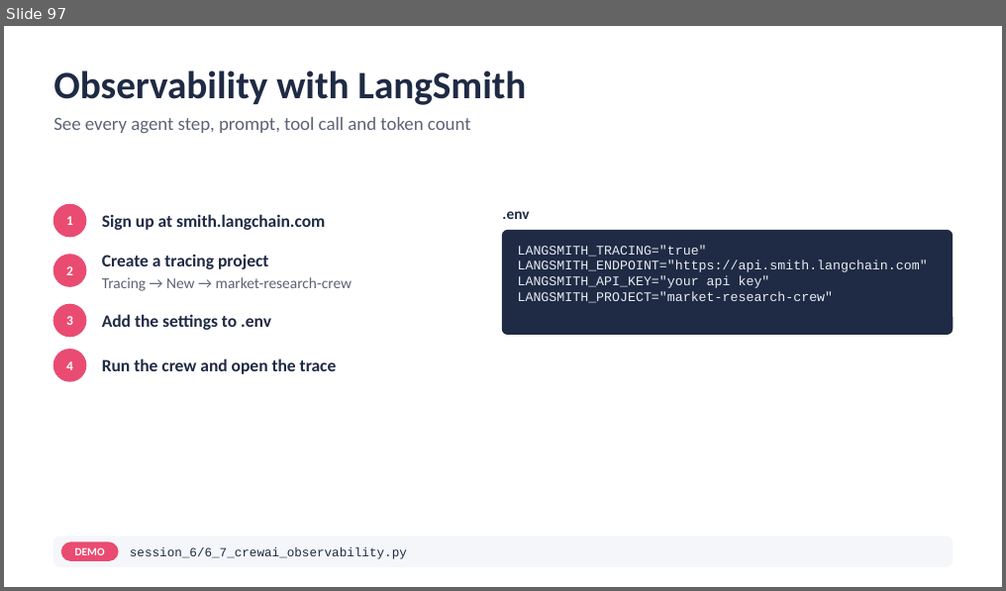
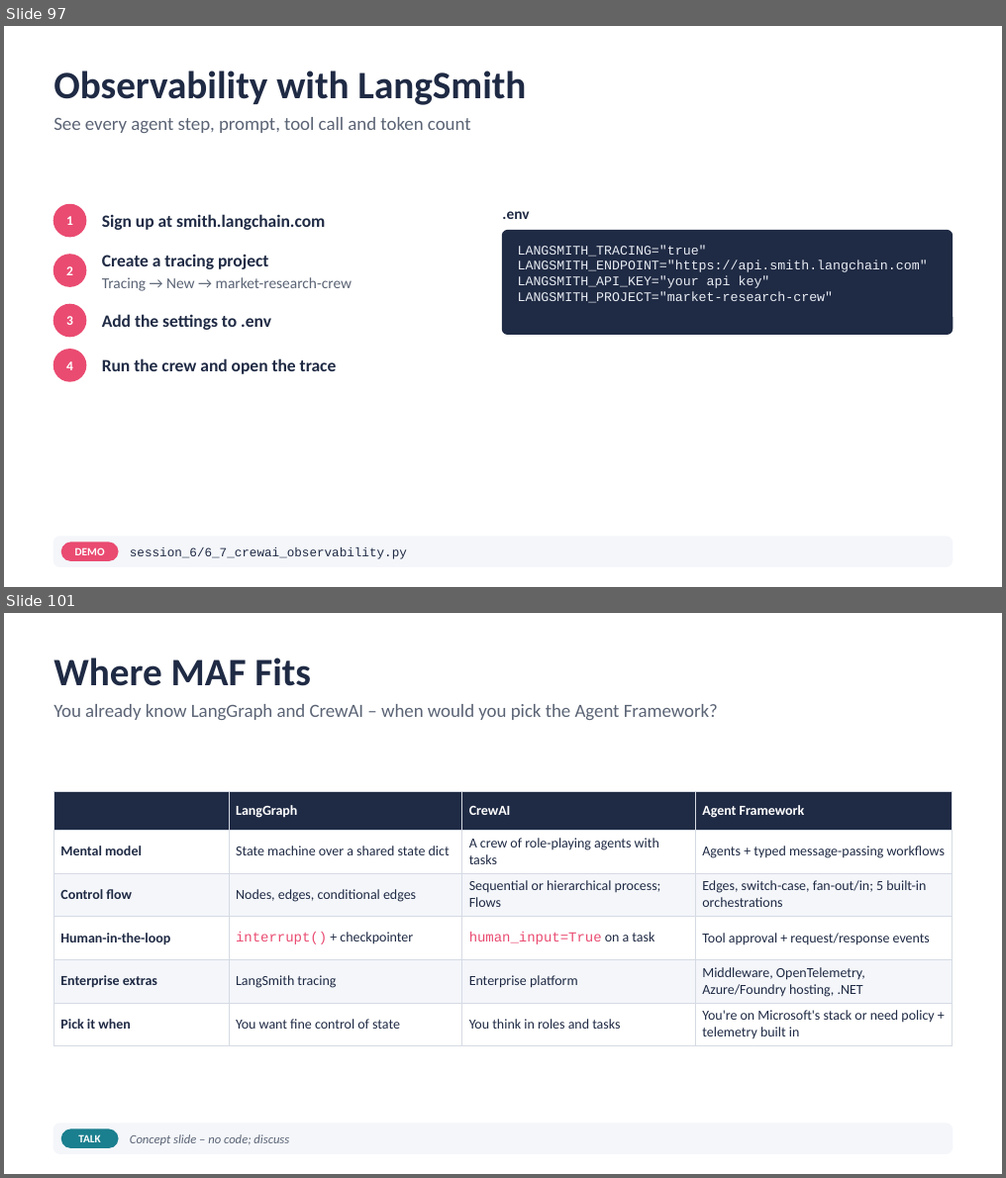
Before and after one commit to atulkahatecdac/agenticai, a slide deck: 16_PGP-Agentic/PGP_Agentic_AI.pptx. Shown one above the other, each under a label of ours: slide 97 before the commit, slides 97 and 101 after it; the slides between them are not shown. The pictures are 1006x591 and 1006x1178 pixels, drawn with LibreOffice and Linux fonts; fonts in the diff are those of the drawing. Boxes give left, top, right and bottom in pixels: in the first picture for what was removed or moved away, otherwise in the second. Text is boxed around its words. In the diff, an @@ line names an element or a change of style, - is before the commit and + after.

```diff
--- a/16_PGP-Agentic/PGP_Agentic_AI.pptx
+++ b/16_PGP-Agentic/PGP_Agentic_AI.pptx
@@ slide 101 added at bbox=[4, 613, 1002, 1174], background #FFFFFF @@
@@ title added at bbox=[54, 658, 311, 686], 28 pt, text #1F2A44, bold @@
+Where MAF Fits
@@ text added at bbox=[54, 704, 718, 720], 13.5 pt, text #5B6475 @@
+You already know LangGraph and CrewAI – when would you pick the Agent Framework?
@@ table added at bbox=[54, 791, 952, 1044], 6 rows, 4 columns @@
+ | LangGraph | CrewAI | Agent Framework
+Mental model | State machine over a shared state dict | A crew of role-playing agents with tasks | Agents + typed message-passing workflows
+Control flow | Nodes, edges, conditional edges | Sequential or hierarchical process; Flows | Edges, switch-case, fan-out/in; 5 built-in orchestrations
+Human-in-the-loop | interrupt() + checkpointer | human_input=True on a task | Tool approval + request/response events
+Enterprise extras | LangSmith tracing | Enterprise platform | Middleware, OpenTelemetry, Azure/Foundry hosting, .NET
+Pick it when | You want fine control of state | You think in roles and tasks | You're on Microsoft's stack or need policy + telemetry built in
@@ rounded rectangle added at bbox=[54, 1124, 952, 1154], fill #F4F6FA, outline #F4F6FA 1 pt @@
@@ rounded rectangle added at bbox=[61, 1130, 118, 1148], fill #1A7F8E, outline #1A7F8E 1 pt @@
@@ text added at bbox=[78, 1135, 100, 1143], 8 pt, text #FFFFFF, bold @@
+TALK
@@ text added at bbox=[130, 1135, 289, 1146], 9 pt, text #5B6475, italic @@
+Concept slide – no code; discuss
```
Also in this commit, not shown: 4 slides changed, 18 other slides added, 10 slides removed, 31 other files.
